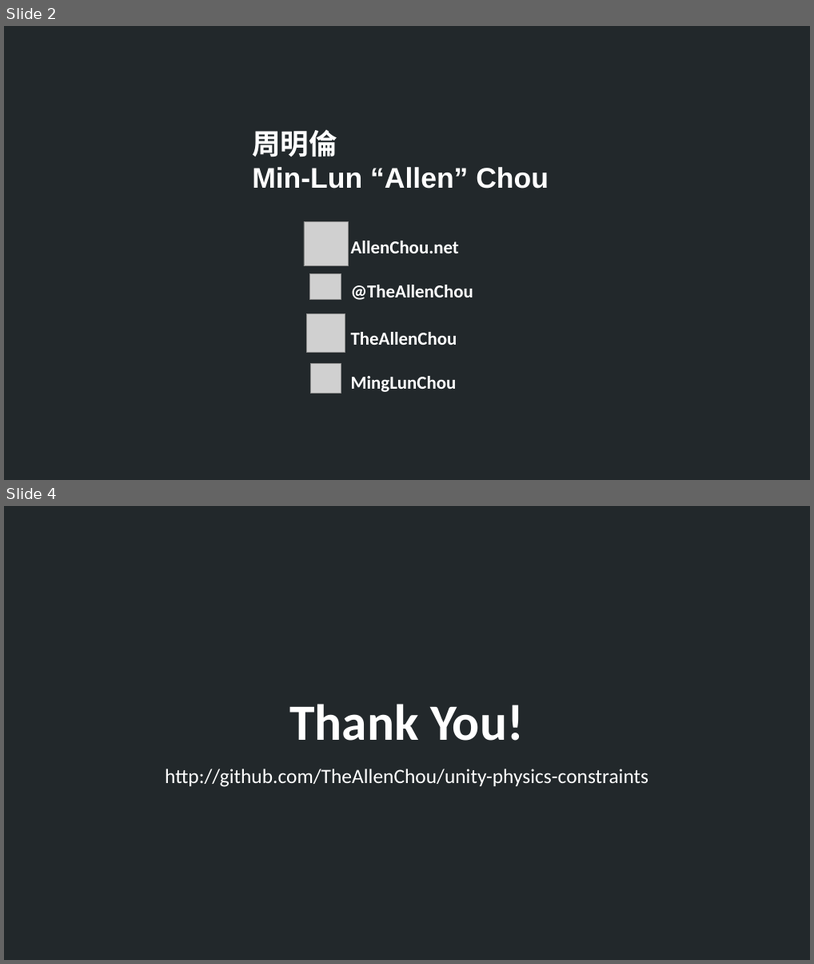
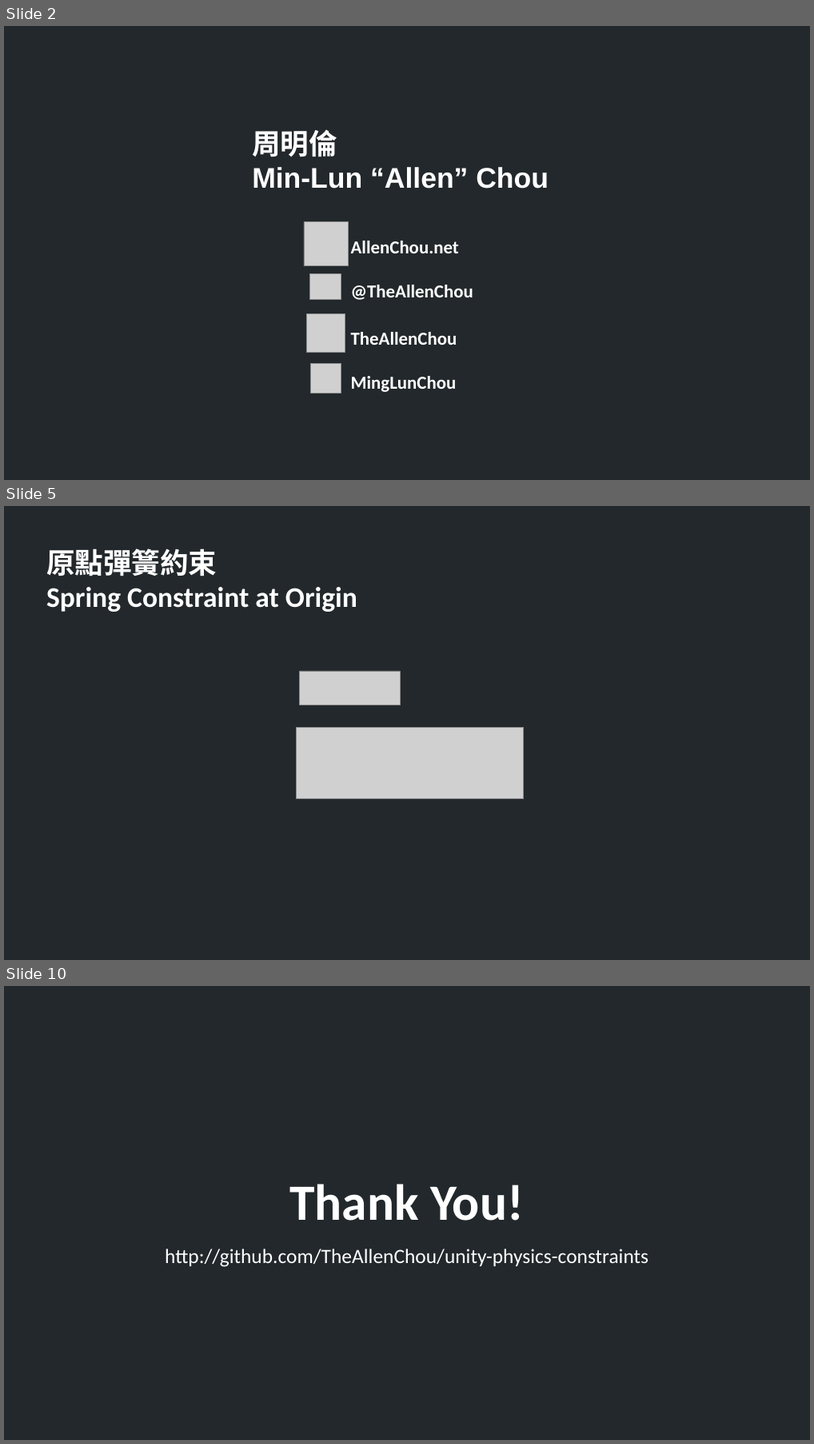
Before and after one commit to TheAllenChou/unity-physics-constraints, a slide deck: slides/03-soft-constraints-mandarin.odp. Shown one above the other, each under a label of ours: slides 2 and 4 before the commit, slides 2, 5 and 10 after it; the slides between them are not shown. The pictures are 814x964 and 814x1444 pixels, drawn with LibreOffice and Linux fonts; fonts in the diff are those of the drawing; grey boxes stand for pictures. Boxes give left, top, right and bottom in pixels: in the first picture for what was removed or moved away, otherwise in the second. Text is boxed around its words. In the diff, an @@ line names an element or a change of style, - is before the commit and + after.

```diff
--- a/slides/03-soft-constraints-mandarin.odp
+++ b/slides/03-soft-constraints-mandarin.odp
@@ slide 5 added at [4,506,810,960], background #22282B @@
@@ text added at [46,548,358,612], 28 pt, text #FFFFFF, bold @@
+原點彈簧約束
+Spring Constraint at Origin
@@ picture added at [300,671,401,704] @@
@@ picture added at [297,727,524,799] @@
@@ what was slide 4 is now slide 10 @@
```
Also in this commit, not shown: 1 slide changed, 5 other slides added, 2 other files.
